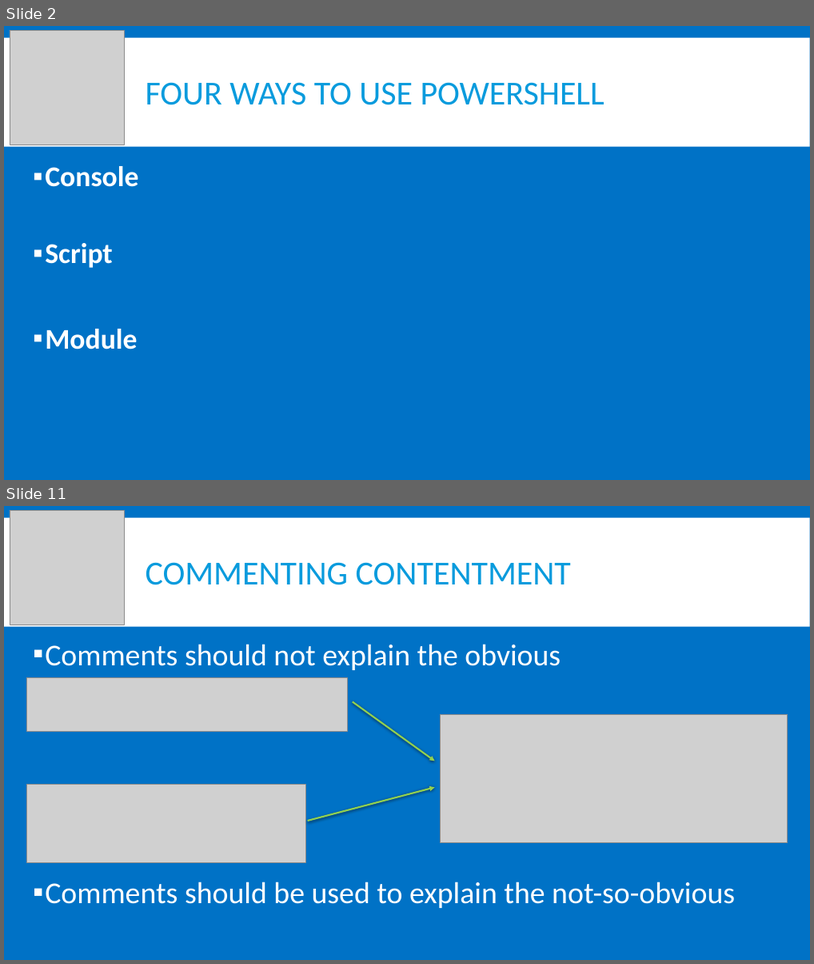
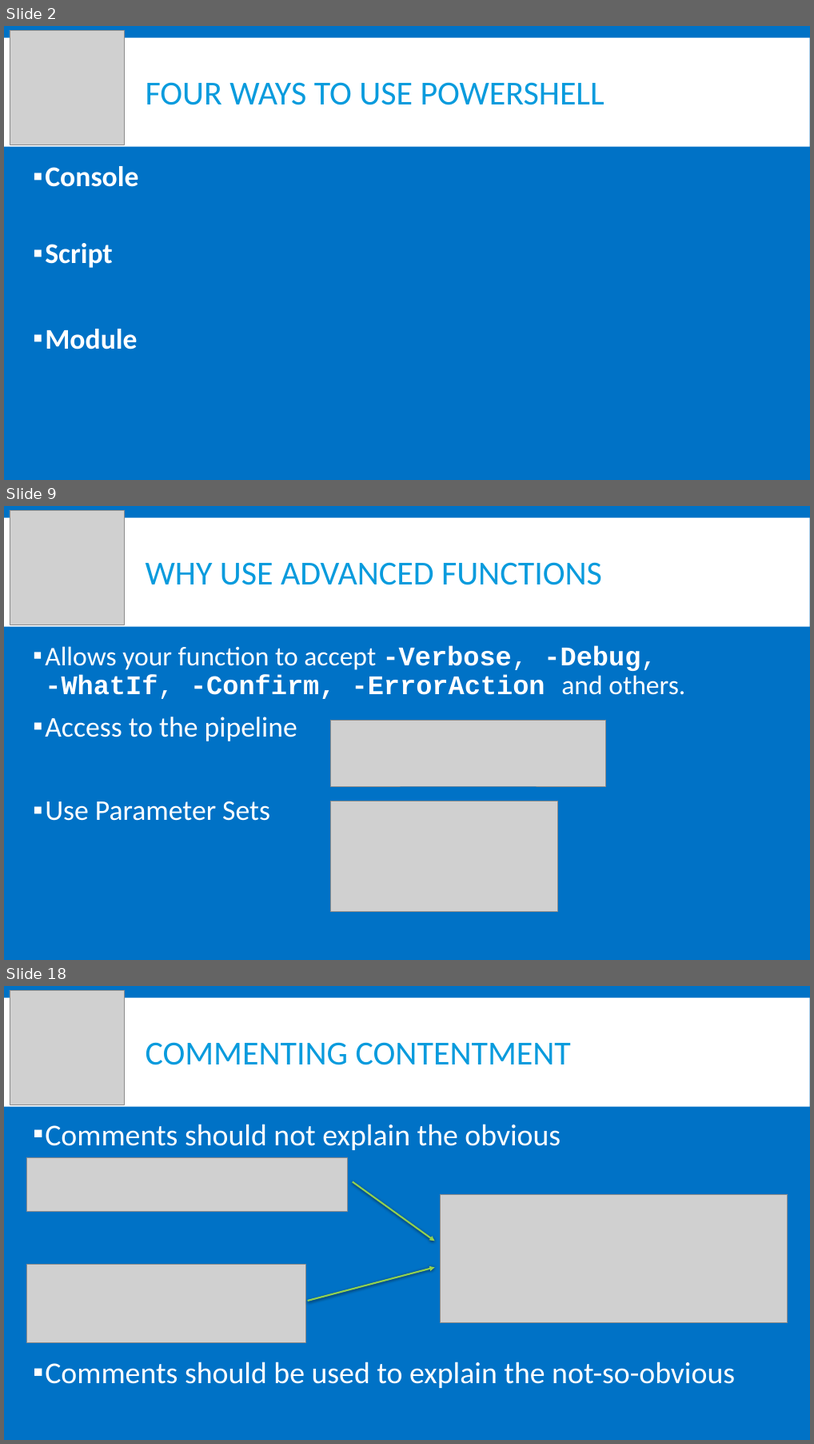
Before and after one commit to powershellorguk/Scotland, a slide deck: 2017/June/Coding For Strangers.pptx. Shown one above the other, each under a label of ours: slides 2 and 11 before the commit, slides 2, 9 and 18 after it; the slides between them are not shown. The pictures are 814x964 and 814x1444 pixels, drawn with LibreOffice and Linux fonts; fonts in the diff are those of the drawing; grey boxes stand for pictures. Boxes give left, top, right and bottom in pixels: in the first picture for what was removed or moved away, otherwise in the second. Text is boxed around its words. In the diff, an @@ line names an element or a change of style, - is before the commit and + after.

```diff
--- a/2017/June/Coding For Strangers.pptx
+++ b/2017/June/Coding For Strangers.pptx
@@ slide 9 added at (4, 506, 810, 960), background #0072C6; not listed: 1 template element that a slide beside it also shows @@
@@ picture added at (10, 510, 124, 624) @@
@@ title added at (146, 562, 602, 585), 40 pt, text #099BDD @@
+WHY USE ADVANCED FUNCTIONS
@@ text added at (45, 645, 686, 820), 32 pt, text #FFFFFF @@
+▪ Allows your function to accept -Verbose, -Debug,
+  -WhatIf, -Confirm, -ErrorAction and others.
+▪ Access to the pipeline
+▪ Use Parameter Sets
@@ picture added at (330, 720, 606, 786) @@
@@ picture added at (330, 800, 558, 912) @@
@@ what was slide 11 is now slide 18 @@
```
Also in this commit, not shown: 7 slides changed, 12 other slides added, 4 slides removed, 1 other file.
